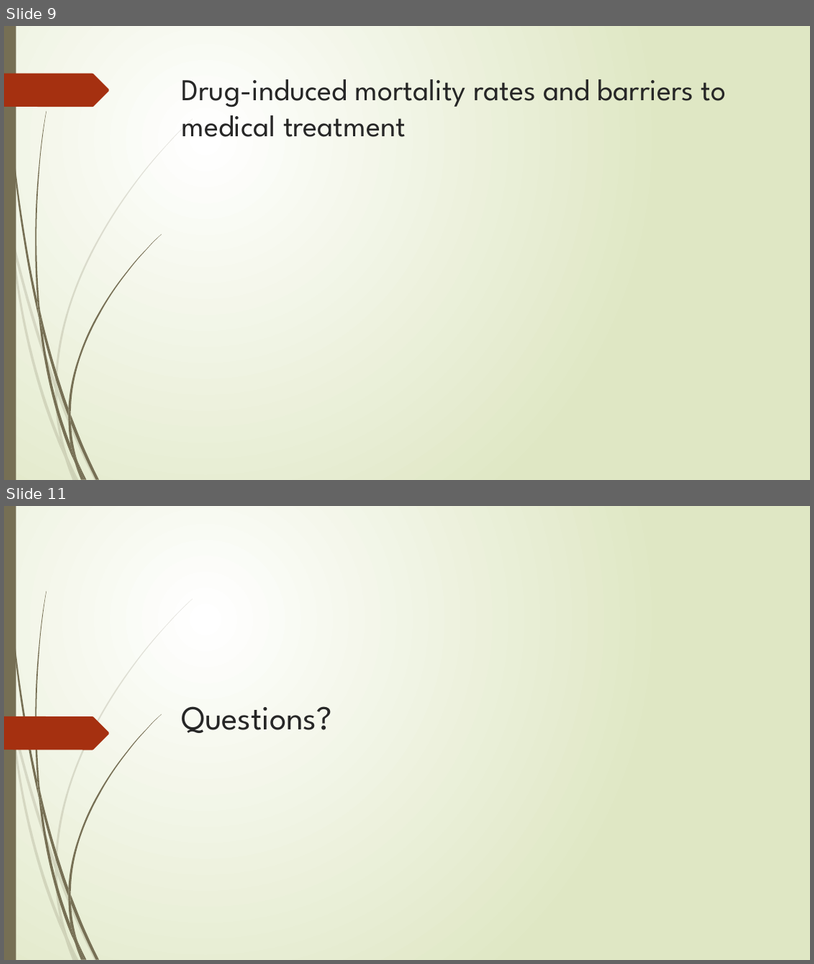
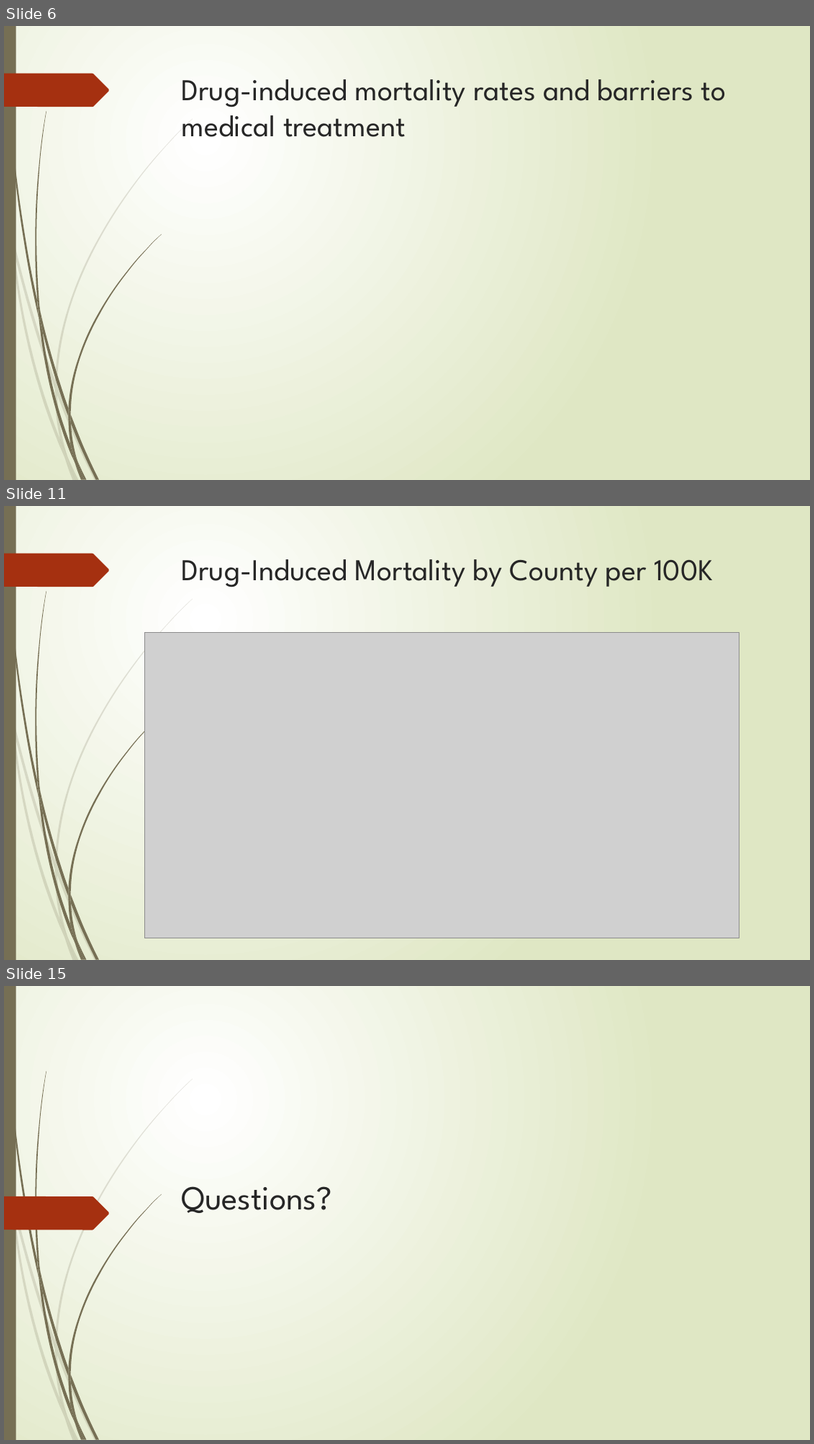
Before and after one commit to yayunl/DataViz-Project1, a slide deck: Drug Mortality and Socio-Economic conditions in Connecticut.pptx. Shown one above the other, each under a label of ours: slides 9 and 11 before the commit, slides 6, 11 and 15 after it; the slides between them are not shown. The pictures are 814x964 and 814x1444 pixels, drawn with LibreOffice and Linux fonts; fonts in the diff are those of the drawing; grey boxes stand for pictures. Boxes give left, top, right and bottom in pixels: in the first picture for what was removed or moved away, otherwise in the second. Text is boxed around its words. In the diff, an @@ line names an element or a change of style, - is before the commit and + after.

```diff
--- a/Drug Mortality and Socio-Economic conditions in Connecticut.pptx
+++ b/Drug Mortality and Socio-Economic conditions in Connecticut.pptx
@@ slide 11 added at [4,506,810,960], background gradient #FFFFFF to #DFE8C4; not listed: 24 template elements that a slide beside it also shows @@
@@ title added at [182,559,713,587], 36 pt, text #262626 @@
+Drug-Induced Mortality by County per 100K
@@ picture added at [144,632,739,938] @@
@@ what was slide 9 is now slide 6 @@
@@ what was slide 11 is now slide 15 @@
```
Also in this commit, not shown: 6 slides changed, 4 other slides added, 1 slide removed.
